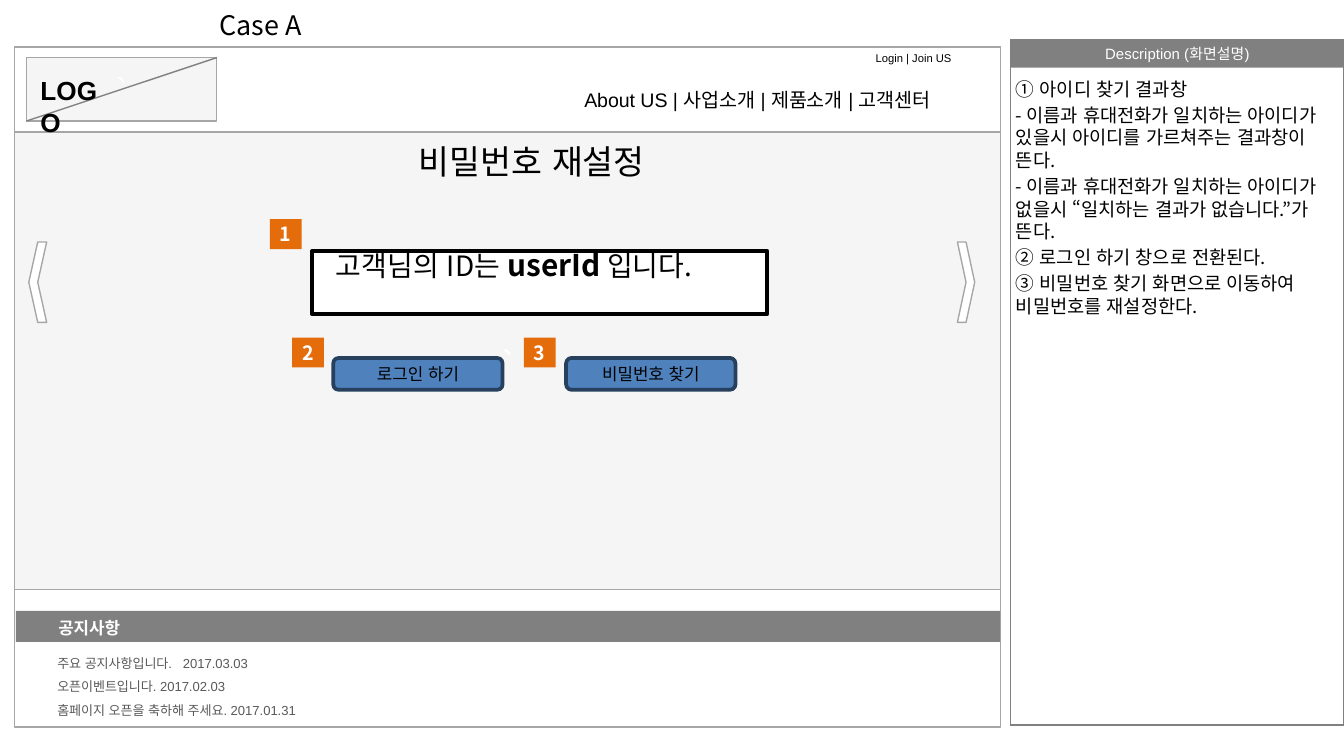
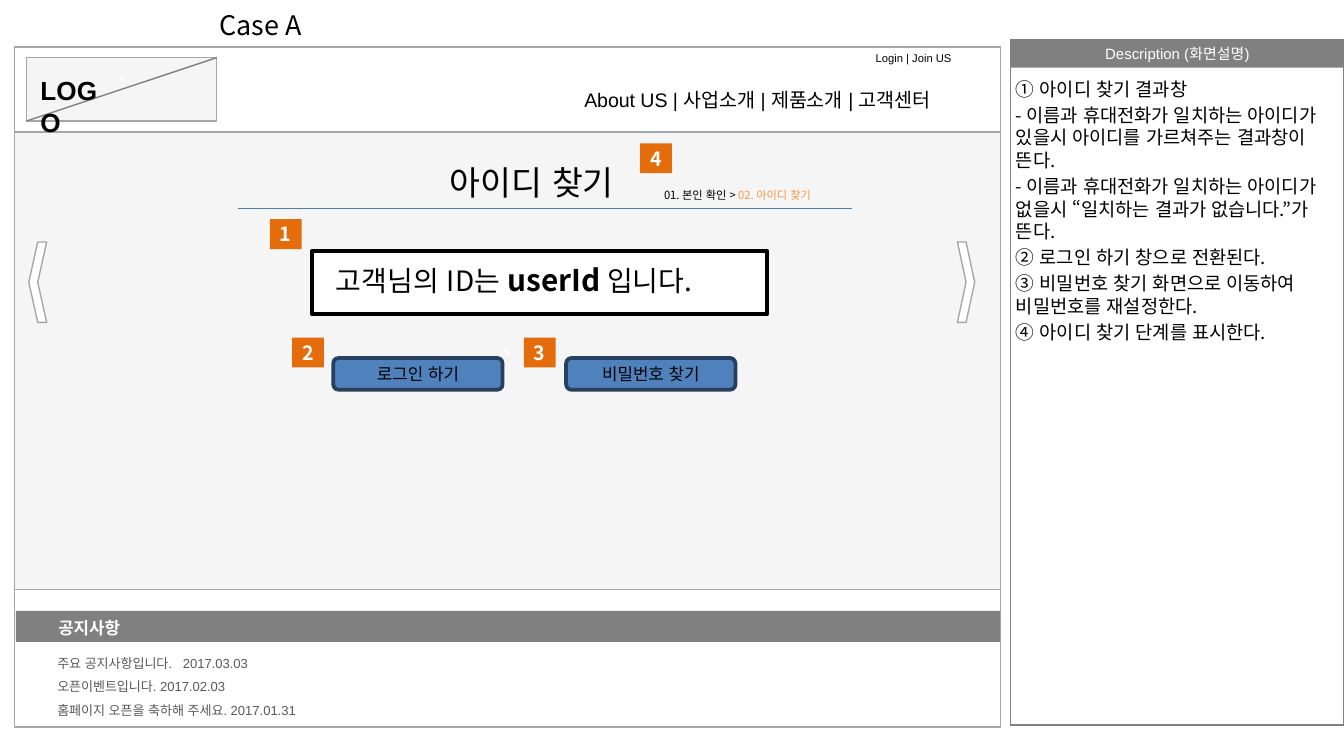
Before and after one commit to moim5/moida-general, a slide deck: slide 3 of documents/storyBoard/JuHyenjun/jhj_Story_Board.pptx (slide 4 before the commit). Drawn at 1344x756 pixels with LibreOffice and Linux fonts; fonts in the diff are those of the drawing. Boxes give left, top, right and bottom in pixels: in the first picture for what was removed or moved away, otherwise in the second. Text is boxed around its words. In the diff, an @@ line names an element or a change of style, - is before the commit and + after.

```diff
--- a/documents/storyBoard/JuHyenjun/jhj_Story_Board.pptx
+++ b/documents/storyBoard/JuHyenjun/jhj_Story_Board.pptx
@@ rounded rectangle added at (640,144,672,173), fill #E46C0A, 10.5 pt, text #FFFFFF, bold @@
+4
@@ text at (450,167,614,198): text changed @@
-비밀번호 재설정
+아이디 찾기
@@ line added from (238, 208) to (852, 208), #4B7EBC 0.75 pt @@
@@ text added at (664,189,811,200), 6 pt, text #000000 @@
+01. 본인 확인 > 02. 아이디 찾기
@@ text "고객님의 ID는 userId 입니다.": place and size @@
-text "고객님의 ID는 userId 입니다." at (336,249,692,279)
+text "고객님의 ID는 userId 입니다." at (336,267,692,294)
@@ text at (1016,323,1266,341): paragraph added @@
+④ 아이디 찾기 단계를 표시한다.
```
Also in this commit, not shown: 3 other slides changed, 1 slide added.
